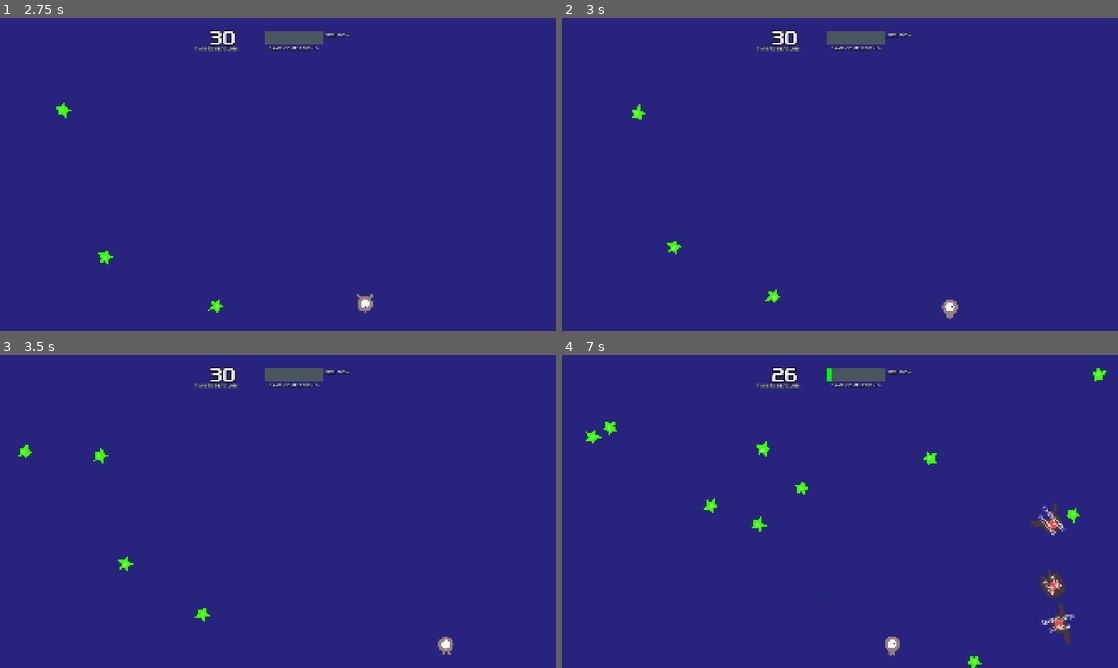
Above: before the commit, frames 1-4 (two rows, left to right).
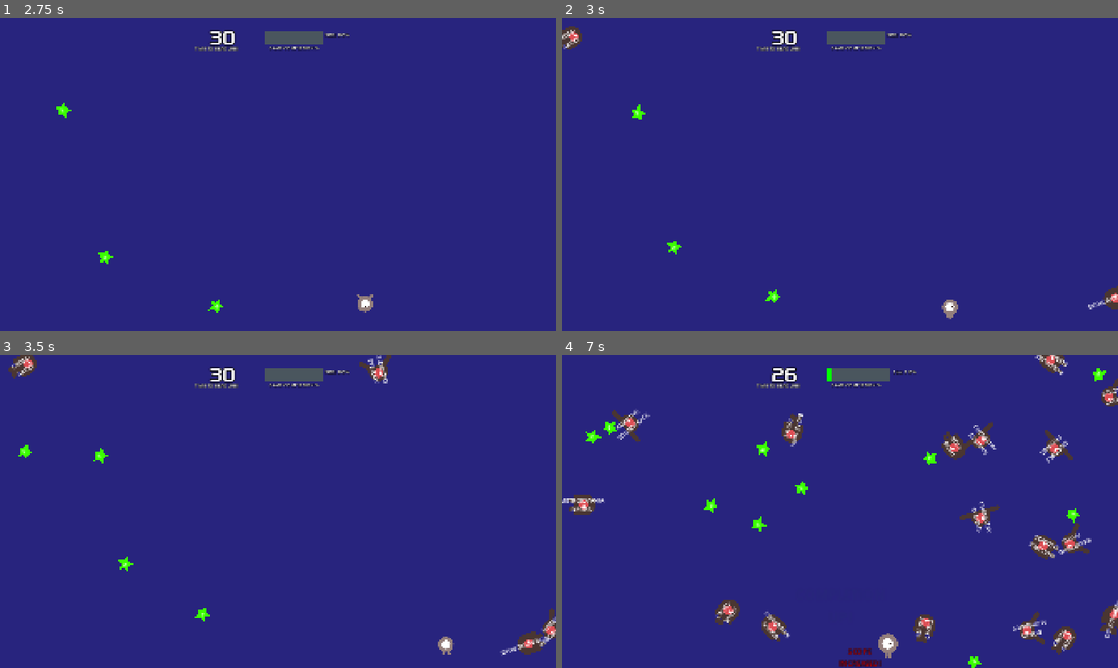
Above: after the commit, the same moments.

Repository: jorj-cedar/scope-creep
Game: Godot game, scene res://scenes/main.tscn
The game is run twice, just before and just after one commit, with the same random seed, the same clock (stepped at 60 frames per second) and the same inputs.
Inputs:
- Up to frame 1 (2.75 s): click "Start" at 0.5 s; hold Right (move_right) 1.28-2.03 s; hold Down (move_down) from 2.03 s (still down)
- Up to frame 2 (3 s): release Down (move_down) at 2.78 s; hold Right (move_right) from 2.78 s (still down)
- Up to frame 3 (3.5 s): keep holding Right (move_right)
- Up to frame 4 (7 s): release Right (move_right) at 3.53 s; hold Up (move_up) 3.53-4.28 s; hold Left (move_left) 4.28-5.78 s; hold Down (move_down) 5.78-6.53 s; hold Right (move_right) from 6.53 s (still down)

Frame 1 is identical in both runs. In frame 2, 0.4% of the frame differs, in the area x 0-100%, y 2-94%; in frame 3, 1.0%; in frame 4, 5.6%, in the area x 0-100%, y 0-100%.

Commit message:
SLOWER AND MORE

Diff:
--- a/scenes/main.tscn
+++ b/scenes/main.tscn
@@ -41,7 +41,7 @@
 position = Vector2(960, 704)
 
 [node name="MobTimer" type="Timer" parent="."]
-wait_time = 0.5
+wait_time = 0.202
 
 [node name="ScoreTimer" type="Timer" parent="."]
 
--- a/scripts/main.gd
+++ b/scripts/main.gd
@@ -73,7 +73,7 @@
 	direction += randf_range(-PI / 4, PI / 4)
 	mob.rotation = direction
 
-	var velocity = Vector2(randf_range(500.0, 700.0,), 0.0)
+	var velocity = Vector2(randf_range(100.0, 200.0,), 0.0)
 
 	mob.linear_velocity = velocity.rotated(direction)
 
